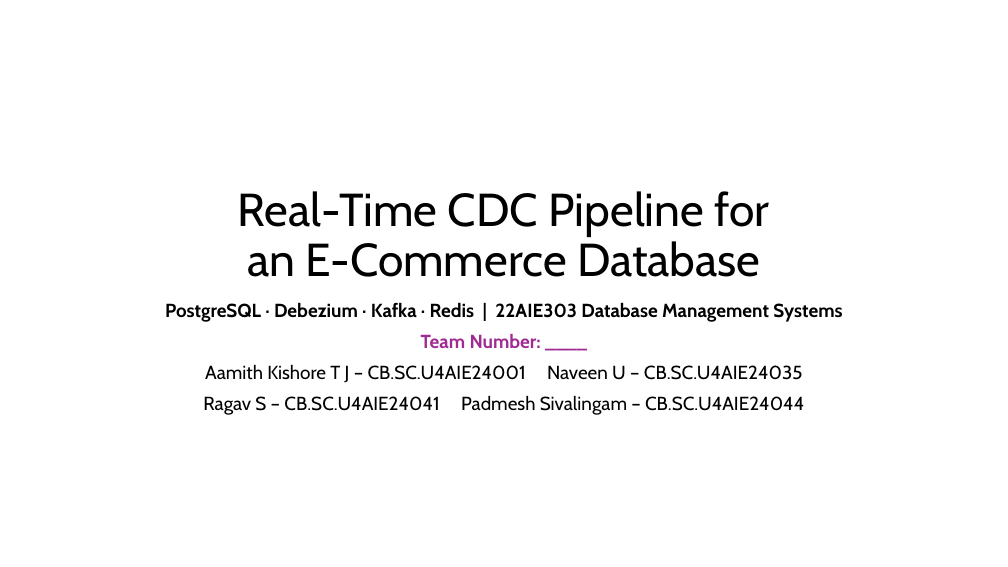
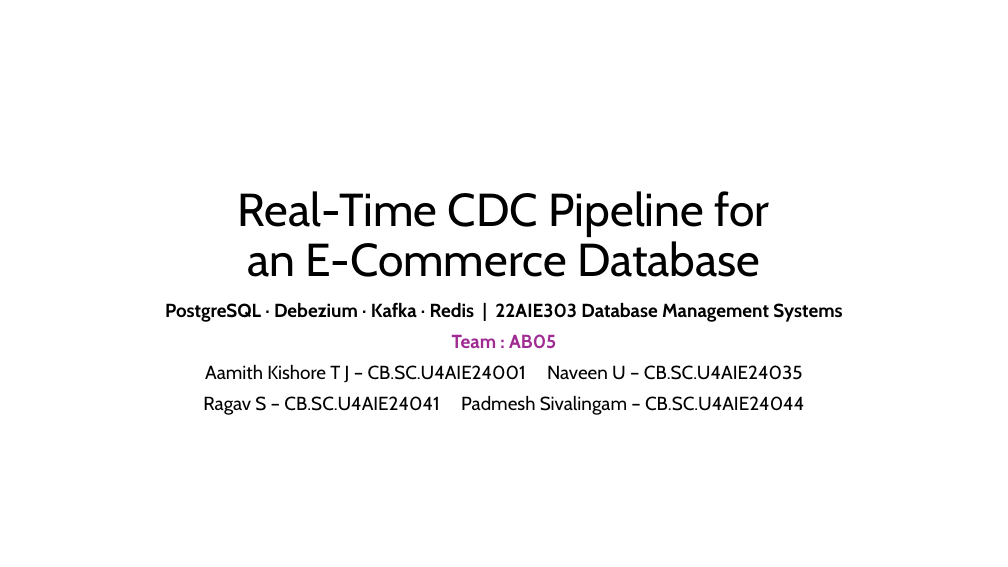
Before and after one commit to aamithkishoretj/CDC-pipeline-CC-DBMS-, a slide deck: slide 1 of docs/DBMS-Final-Review.pptx. Drawn at 1008x567 pixels with LibreOffice and Linux fonts; fonts in the diff are those of the drawing. Boxes give left, top, right and bottom in pixels: in the first picture for what was removed or moved away, otherwise in the second. Text is boxed around its words. In the diff, an @@ line names an element or a change of style, - is before the commit and + after.

Commit message:
Update final review PPT and DBMS report (team AB05)

```diff
--- a/docs/DBMS-Final-Review.pptx
+++ b/docs/DBMS-Final-Review.pptx
@@ subtitle at (452, 334, 556, 349): text changed @@
-Team Number: ____
+Team : AB05
```
Also in this commit, not shown: 12 other slides changed, 2 slides removed, 1 other file.
